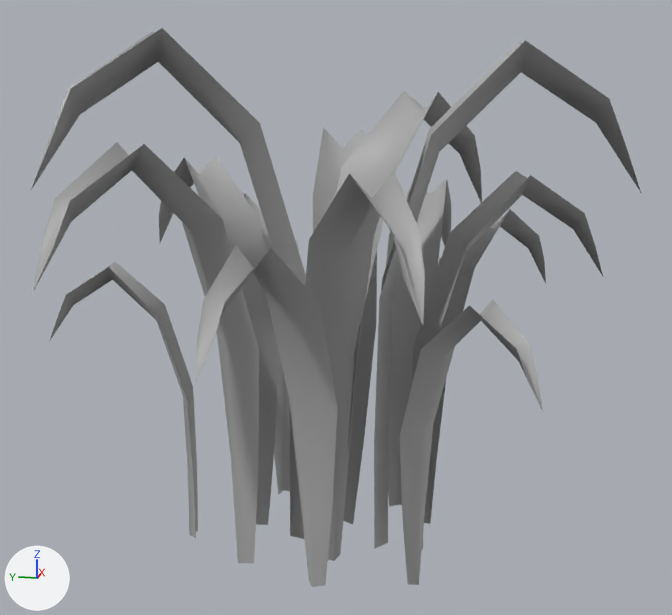
Two versions of the FBX model Assets/Art/Environment/Decoration/Grass/GrassSmall/GrassSmall.fbx, one commit apart.
Camera for both pictures: a camera (50 mm lens) standing at (-0.99, -0.19, 0.51) and looking at (-0.029, 0.002, 0.27). The lights are fixed; the arrows at lower left show +X, +Y and +Z. Where no turn or scale is listed for an object, it has been applied to the vertices.

The first picture shows 'GrassLeafBunchSmall'.
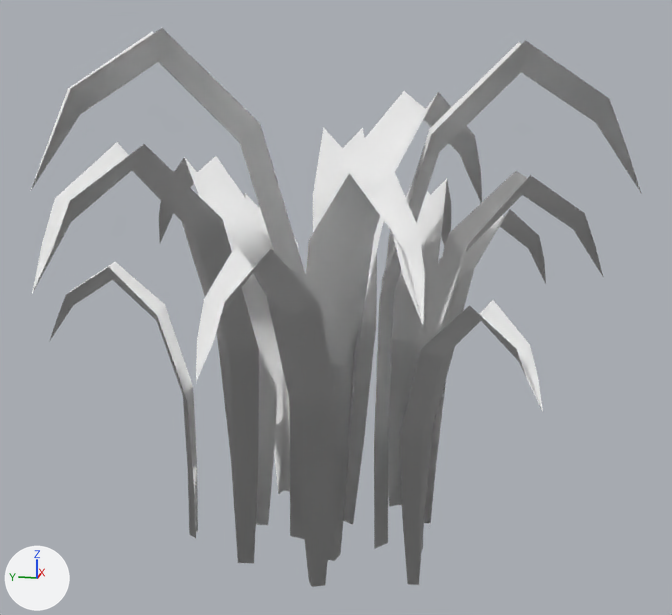
What differs and where, as boxes (x1, y1, x2, y2) in the pictures (672 x 615 px):
'GrassLeafBunchSmall', recoloured, shading changed
    both: (31, 28, 641, 587)

The change, as a list of edits to the scene's bpy script:
```text
Change mat_standardsurface1:
    mat_standardsurface1.base_color: (0.4, 0.4, 0.4) -> (1.0, 1.0, 1.0)  # grey #aaaaaa -> white #ffffff
Change me_mesh:
    where me_mesh.from_pydata(...)  # 294 vertices, 168 faces; spans x -0.299..0.244, y -0.308..0.31, z -0.003..0.556
    used by ob_grassleafbunchsmall; location = (0.0, 0.0, 0.0)
    me_mesh part 1: its shading normals changed
```
